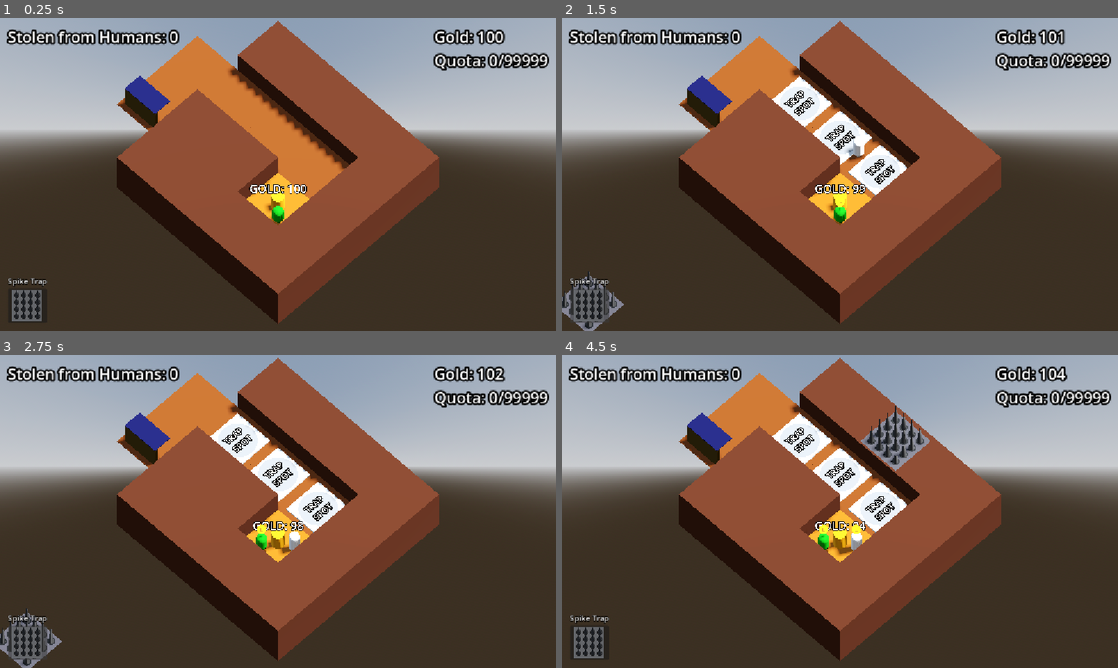
Above: before the commit, frames 1-4 (two rows, left to right).
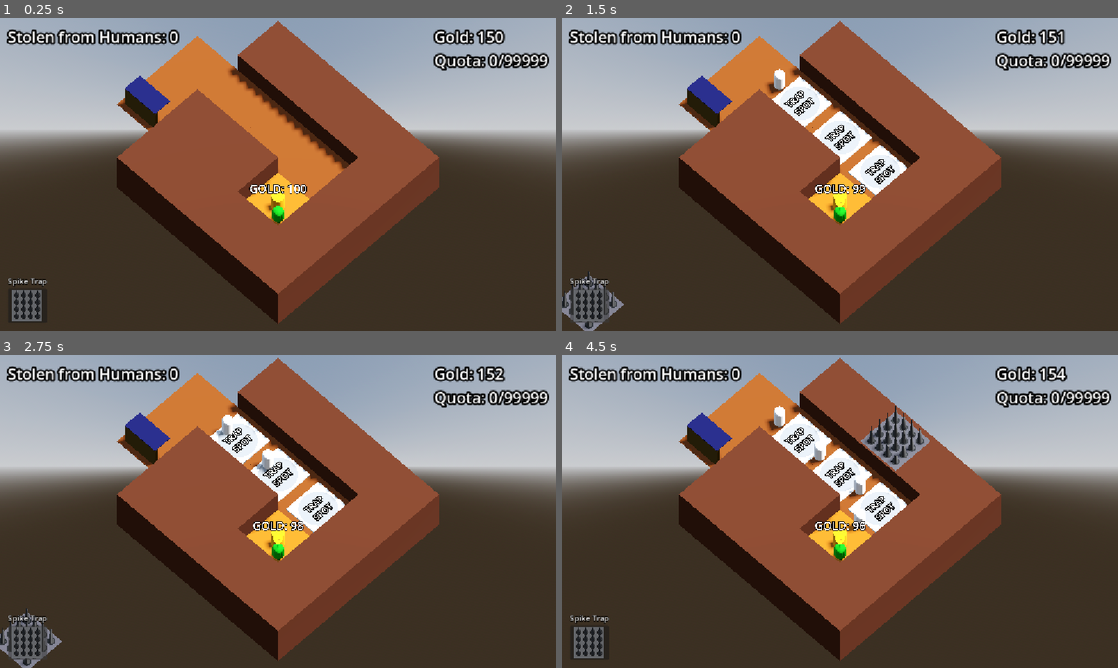
Above: after the commit, the same moments.

Repository: requestforcriticism/gg2026
Game: Godot game, scene res://scenes/level/level.tscn
Two runs of this game, one before a commit and one after it. Both use one fixed random seed, a clock stepped at 60 frames per second and the inputs below.
Inputs (mouse positions are in pixels of both pictures, inside the frame that each line leads up to):
- Up to frame 1 (0.25 s): no input
- Up to frame 2 (1.5 s): click (589, 305) at 0.5 s; click (589, 305) at 1.25 s
- Up to frame 3 (2.75 s): click (27, 642) at 2 s
- Up to frame 4 (4.5 s): move the mouse to (962, 495) at 2.77 s; press the mouse at (962, 495) at 2.78 s; move the mouse to (728, 527) at 3.52 s; release the mouse at (728, 527) at 3.53 s; click (728, 527) at 3.6 s; move the mouse to (895, 442) at 4.27 s; press the mouse at (895, 442) at 4.28 s

The runs differ from the first frame. In frame 1, less than 0.1% of the frame differs, in the area x 87-89%, y 3-9%; in frame 2, 0.4%; in frame 3, 0.7%; in frame 4, 1.0%, in the area x 36-90%, y 3-67%.

Commit message:
money bags work.  Enemies will pick up money bags and may return to camp earlier if enough money.

Diff:
--- a/scenes/level/stolen.gd
+++ b/scenes/dropped_gold_bag/dropped_gold_bag.gd
@@ -1,14 +1,18 @@
-extends Node
+extends Node3D
 
-@export var starting_stolen_gold := 0
+var Gold_in_Bag:
+	set(gold_in):
+		Gold_in_Bag = gold_in
 
-@onready var ui: MarginContainer = $"../UI"
+func _on_dropped_bag_area_3d_area_entered(area: Area3D) -> void:
+	if area.is_in_group("enemy"):
+		var gold_space_left :int = area.get_parent().max_gold_capacity - area.get_parent().gold_in_bag
+		if gold_space_left != 0:
+			area.get_parent().gold_in_bag += min(gold_space_left,Gold_in_Bag)
+			if area.get_parent().gold_in_bag > area.get_parent().max_gold_capacity/2:
+				area.get_parent().leave()
+			Gold_in_Bag -= min(gold_space_left,Gold_in_Bag)
+			if Gold_in_Bag < 1:
+				queue_free()
 
-var stolen_gold: int:
-	set(gold_in):
-		stolen_gold = max(gold_in,0)
-		if stolen_gold:
-			ui.set_stolen_label(stolen_gold)
-
-func _ready() -> void:
-	stolen_gold = starting_stolen_gold
+		#Add gold to enemy bad upto cap.  If all Gold_in_Bag is gone, queue_free().  Either way, send enemy_back.
--- a/scenes/dropped_gold_bag/dropped_gold_bag.tscn
+++ b/scenes/dropped_gold_bag/dropped_gold_bag.tscn
@@ -18,29 +18,31 @@
 "vertex_data": PackedByteArray("CtcjvgrXIzyPwnU8mZkZPgrXIzyPwnU8mZkZPgrXo72PwnU8CtcjvgrXIzyPwnU8mZkZPgrXo72PwnU8Ctcjvgr …(16875 unchanged characters)…
 }]
 
-[sub_resource type="StandardMaterial3D" id="StandardMaterial3D_ei1s1"]
+[sub_resource type="StandardMaterial3D" id="StandardMaterial3D_ly1ie"]
 albedo_texture = ExtResource("1_2phv4")
 texture_filter = 0
 billboard_mode = 1
 
-[sub_resource type="Resource" id="Resource_lgerj"]
+[sub_resource type="Resource" id="Resource_o013s"]
 script = ExtResource("3_ly1ie")
-meshes = Array[ArrayMesh]([SubResource("ArrayMesh_o013s")])
-material = SubResource("StandardMaterial3D_ei1s1")
+meshes = Array[ArrayMesh]([SubResource("ArrayMesh_2qyce")])
+material = SubResource("StandardMaterial3D_ly1ie")
 
 [sub_resource type="BoxShape3D" id="BoxShape3D_2phv4"]
 size = Vector3(0.3, 0.3, 0.3)
 
-[node name="DroppedGoldBag" type="Node3D" unique_id=549985207]
+[node name="DroppedGoldBag" type="Node3D" unique_id=1273920364]
 script = ExtResource("1_2qyce")
 
 [node name="SpriteMeshInstance" type="MeshInstance3D" parent="." unique_id=666550001]
-mesh = SubResource("ArrayMesh_o013s")
-surface_material_override/0 = SubResource("StandardMaterial3D_ei1s1")
+transform = Transform3D(1, 0, 0, 0, 1, 0, 0, 0, 1, 0, 0.2, 0)
+mesh = SubResource("ArrayMesh_2qyce")
+surface_material_override/0 = SubResource("StandardMaterial3D_ly1ie")
 script = ExtResource("2_2qyce")
 texture = ExtResource("1_2phv4")
 depth = 3.0
-generated_sprite_mesh = SubResource("Resource_lgerj")
+region_rect = Rect2i(0, 0, 1, 1)
+generated_sprite_mesh = SubResource("Resource_o013s")
 metadata/_custom_type_script = "uid://xdmm7egms4uv"
 
 [node name="DroppedBagArea3D" type="Area3D" parent="." unique_id=61300440]
@@ -48,6 +50,7 @@
 collision_mask = 4
 
 [node name="CollisionShape3D" type="CollisionShape3D" parent="DroppedBagArea3D" unique_id=1416957759]
+transform = Transform3D(1, 0, 0, 0, 1, 0, 0, 0, 1, 0, 0.2, 0)
 shape = SubResource("BoxShape3D_2phv4")
 
 [connection signal="area_entered" from="DroppedBagArea3D" to="." method="_on_dropped_bag_area_3d_area_entered"]
--- a/scenes/enemies/base_enemy.gd
+++ b/scenes/enemies/base_enemy.gd
@@ -1,4 +1,6 @@
 extends PathFollow3D
+
+@export var bag_to_drop_scene: PackedScene
 
 @export var base_speed := 2.0
 @export var max_health := 50
@@ -23,6 +25,8 @@
 	set(health_in):
 		current_health = health_in
 		if current_health < 1:
+			if gold_in_bag != 0:
+				create_bag_to_drop()
 			queue_free()
 
 func _ready() -> void:
@@ -66,6 +70,18 @@
 func back_to_path() -> void:
 	self.get_parent().move_me_to_path()
 
+func leave() -> void:
+	print(state)
+	if state == ENEMY_STATE.TRAVEL_IN || state == ENEMY_STATE.TRAVEL_OUT:
+		state = ENEMY_STATE.TRAVEL_OUT
+		rdy_to_leave = true
+
+func create_bag_to_drop() -> void:
+	var new_bag = bag_to_drop_scene.instantiate()
+	new_bag.global_position = global_position
+	new_bag.Gold_in_Bag = gold_in_bag
+	get_parent().add_sibling(new_bag)
+
 func _on_mining_timer_timeout() -> void:
 	if gold_in_bag < max_gold_capacity && get_parent().current_gold > 0:
 		get_parent().lose_gold(mining_amount_per_tick)
--- a/scenes/enemies/base_enemy.tscn
+++ b/scenes/enemies/base_enemy.tscn
@@ -1,6 +1,7 @@
 [gd_scene format=3 uid="uid://cugt4d6rr2yi5"]
 
 [ext_resource type="Script" uid="uid://co3i2ogh52d8o" path="res://scenes/enemies/base_enemy.gd" id="1_r5xb8"]
+[ext_resource type="PackedScene" uid="uid://bunsf7ir4ep0o" path="res://scenes/dropped_gold_bag/dropped_gold_bag.tscn" id="2_lkvl6"]
 [ext_resource type="PackedScene" uid="uid://rna1bxx4rh4b" path="res://scenes/minegold/mine_gold.tscn" id="2_qf3h2"]
 
 [sub_resource type="StandardMaterial3D" id="StandardMaterial3D_c1rwf"]
@@ -17,7 +18,7 @@
 [node name="BaseEnemy" type="PathFollow3D" unique_id=1227583054 groups=["enemy"]]
 loop = false
 script = ExtResource("1_r5xb8")
-base_speed = 5.0
+bag_to_drop_scene = ExtResource("2_lkvl6")
 return_gold_rate = 1.0
 
 [node name="MeshInstance3D" type="MeshInstance3D" parent="." unique_id=1252783565]
--- a/scenes/level/level.tscn
+++ b/scenes/level/level.tscn
@@ -40,7 +40,7 @@
 
 [node name="Bank" type="Node" parent="." unique_id=1521444107 groups=["bank"]]
 script = ExtResource("1_vpf64")
-starting_gold = 100
+starting_gold = 150
 
 [node name="UI" parent="." unique_id=1166578692 instance=ExtResource("9_sytrn")]
 
@@ -70,11 +70,10 @@
 my_going_back = NodePath("../EnemyCamp")
 
 [node name="EnemyManager" parent="EnemyPath" index="0" unique_id=495787817]
-spawn_rate = 0.5
+spawn_rate = 1.0
 
 [node name="BaseEnemySpawnTimer" parent="EnemyPath/EnemyManager" index="0" unique_id=1663667012]
-wait_time = 0.5
-one_shot = true
+wait_time = 1.0
 
 [node name="GoldMine" parent="." unique_id=532182191 node_paths=PackedStringArray("my_going_back") instance=ExtResource("3_i166f")]
 transform = Transform3D(1, 0, 0, 0, 1, 0, 0, 0, 1, 1, 0, 1)
Not shown: 1 places in scenes/dropped_gold_bag/dropped_gold_bag.tscn that only renumber resources
